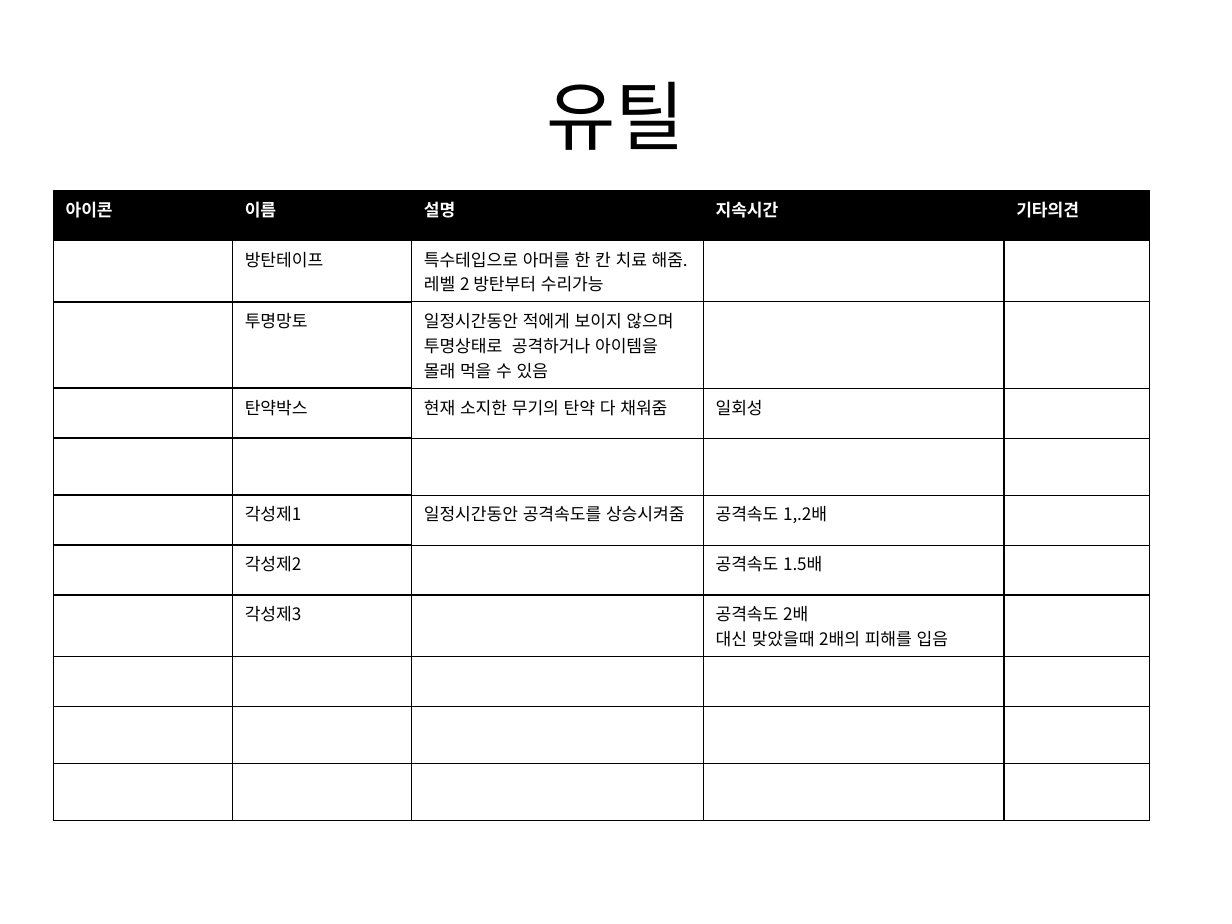
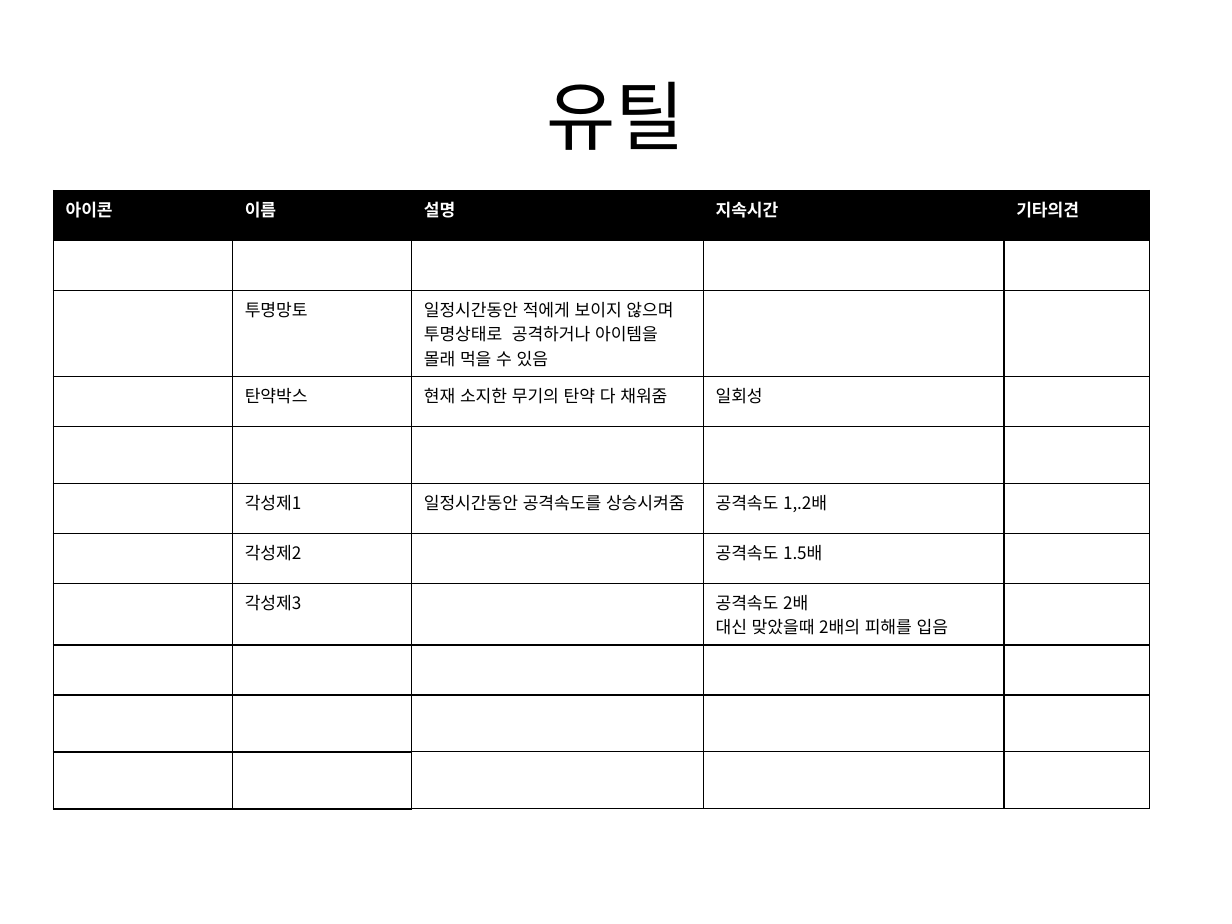
Before and after one commit to gkdlgndpdu/EscapeJail, a slide deck: slide 10 of EscapeJail/Assets/기획/스테이지1기획.pptx. Drawn at 1232x924 pixels with LibreOffice and Linux fonts; fonts in the diff are those of the drawing. Boxes give left, top, right and bottom in pixels: in the first picture for what was removed or moved away, otherwise in the second. Text is boxed around its words. In the diff, an @@ line names an element or a change of style, - is before the commit and + after.

```diff
--- a/EscapeJail/Assets/기획/스테이지1기획.pptx
+++ b/EscapeJail/Assets/기획/스테이지1기획.pptx
@@ table at bbox=[53, 191, 1148, 775] @@
-row 2, column 2: 방탄테이프
+row 2, column 2: 
-row 2, column 3: 특수테입으로 아머를 한 칸 치료 해줌. 레벨 2 방탄부터 수리가능
+row 2, column 3: 
```
Also in this commit, not shown: 3 other slides changed, 6 other files.
